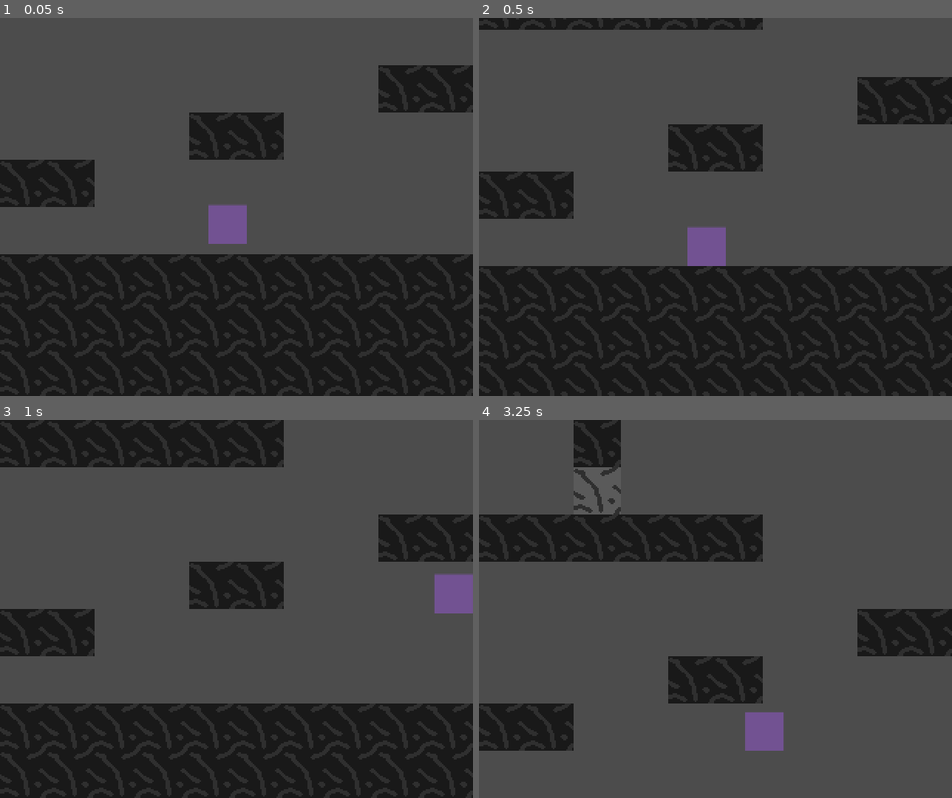
Above: before the commit, frames 1-4 (two rows, left to right).
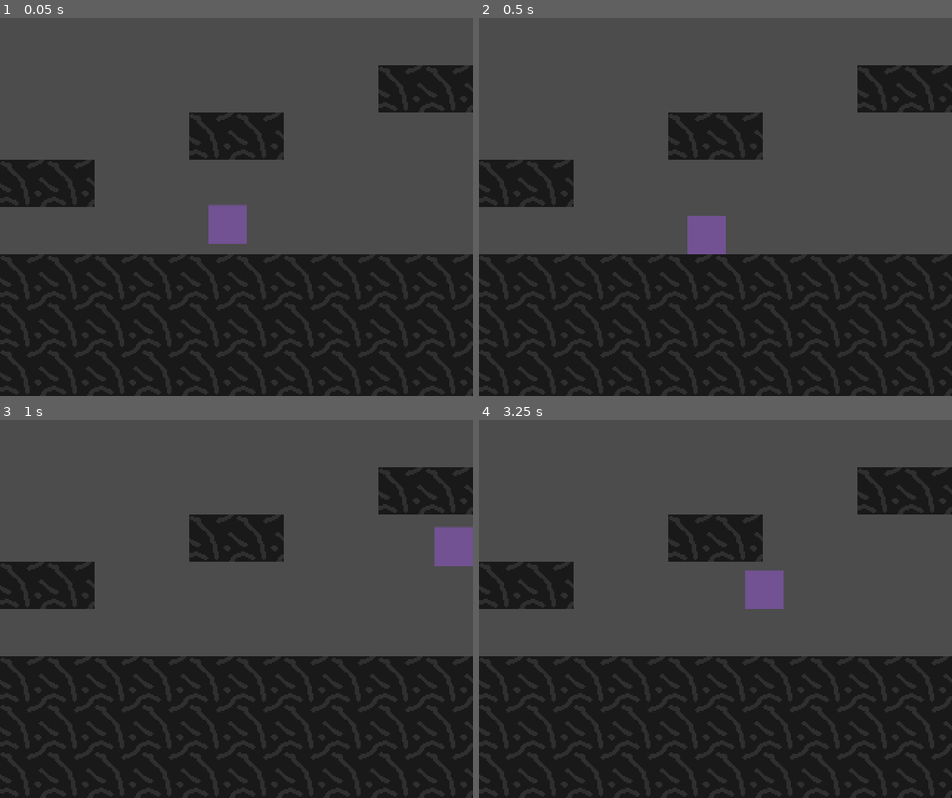
Above: after the commit, the same moments.

Repository: gelvinp/ld51-collapsing-cave
Game: Godot game, scene res://assets/scenes/Game.tscn
Same seed, same stepped clock (60 frames per second), same inputs: the game is played once before the commit and once after it.
Inputs:
- Up to frame 1 (0.05 s): no input
- Up to frame 2 (0.5 s): no input
- Up to frame 3 (1 s): hold D (move_right) from 0.53 s (still down); tap W (jump) at 0.77 s
- Up to frame 4 (3.25 s): tap W (jump) at 1.52, 3.02 s; release D (move_right) at 2.03 s; hold A (move_left) 2.03-2.78 s; hold D (move_right) from 2.78 s (still down)

Frame 1 is identical in both runs. In frame 2, 9.0% of the frame differs, in the area x 0-100%, y 0-66%; in frame 3, 36%; in frame 4, 47%, in the area x 0-100%, y 0-100%.

Commit message:
Added block breaker

Diff:
--- a/assets/scenes/Game.tscn
+++ b/assets/scenes/Game.tscn
@@ -1,9 +1,10 @@
-[gd_scene load_steps=6 format=2]
+[gd_scene load_steps=7 format=2]
 
 [ext_resource path="res://assets/scripts/map_wrangler.gd" type="Script" id=1]
 [ext_resource path="res://assets/Maps/Intro.tscn" type="PackedScene" id=2]
 [ext_resource path="res://assets/scenes/player.tscn" type="PackedScene" id=3]
 [ext_resource path="res://assets/scripts/map_mover.gd" type="Script" id=4]
+[ext_resource path="res://assets/scenes/block_breaker.tscn" type="PackedScene" id=5]
 
 [sub_resource type="RectangleShape2D" id=1]
 extents = Vector2( 10, 128 )
@@ -16,7 +17,7 @@
 [node name="IntroMap" parent="MapWrangler" instance=ExtResource( 2 )]
 
 [node name="ShiftDownTimer" type="Timer" parent="MapWrangler"]
-wait_time = 0.1
+wait_time = 10.0
 one_shot = true
 
 [node name="Player" parent="MapWrangler" instance=ExtResource( 3 )]
@@ -24,6 +25,8 @@
 
 [node name="MapMover" type="Node2D" parent="MapWrangler"]
 script = ExtResource( 4 )
+
+[node name="BlockBreaker" parent="MapWrangler" instance=ExtResource( 5 )]
 
 [node name="StaticBody2D" type="StaticBody2D" parent="."]
 
--- /dev/null
+++ b/assets/scenes/block_breaker.tscn
@@ -0,0 +1,18 @@
+[gd_scene load_steps=2 format=2]
+
+[ext_resource path="res://assets/scripts/block_breaker.gd" type="Script" id=1]
+
+[node name="Node2D" type="Node2D"]
+script = ExtResource( 1 )
+
+[node name="Node2D" type="Node2D" parent="."]
+position = Vector2( 16, 32 )
+
+[node name="ColorRect" type="ColorRect" parent="Node2D"]
+anchor_left = 0.5
+anchor_right = 0.5
+anchor_bottom = 1.0
+margin_left = -16.0
+margin_right = 16.0
+rect_scale = Vector2( 1, -1 )
+color = Color( 1, 0.113725, 0.113725, 0.411765 )
--- /dev/null
+++ b/assets/scripts/block_breaker.gd
@@ -0,0 +1,38 @@
+class_name BlockBreaker
+extends Node2D
+
+signal block_broken
+
+onready var rect := $Node2D/ColorRect
+
+var _break_time := 0.0
+var _elapsed_time := 0.0
+
+func _ready():
+	visible = false
+	set_process(false)
+
+func start(block_position: Vector2, break_time: float):
+	_break_time = break_time
+	position = block_position
+	set_process(true)
+	visible = true
+
+
+func stop():
+	_break_time = 0.0
+	_elapsed_time = 0.0
+	rect.rect_size.y = 0
+	set_process(false)
+	visible = false
+
+
+func _process(delta):
+	_elapsed_time += delta
+	var progress = _elapsed_time / _break_time
+
+	rect.rect_size.y = progress * 32.0
+
+	if _elapsed_time >= _break_time:
+		emit_signal("block_broken")
+		stop()
--- a/assets/scripts/map_wrangler.gd
+++ b/assets/scripts/map_wrangler.gd
@@ -10,6 +10,7 @@
 onready var player = $Player
 onready var _incoming_map: Map = $IntroMap
 onready var _map_mover: MapMover = $MapMover
+onready var _block_breaker: BlockBreaker = $BlockBreaker
 
 var _outgoing_map: Map = null
 
@@ -18,7 +19,7 @@
 	shift_down_timer.start()
 	player.connect("slide_world", self, "_on_player_slide_world")
 	_map_mover.connect("timeout", self, "_on_MapMover_timeout")
-	_map_mover.maps = [_incoming_map, player]
+	_map_mover.maps = [_incoming_map, player, _block_breaker]
 
 
 func _process(_delta):
--- a/project.godot
+++ b/project.godot
@@ -10,6 +10,11 @@
 
 _global_script_classes=[ {
 "base": "Node2D",
+"class": "BlockBreaker",
+"language": "GDScript",
+"path": "res://assets/scripts/block_breaker.gd"
+}, {
+"base": "Node2D",
 "class": "Map",
 "language": "GDScript",
 "path": "res://assets/scripts/map.gd"
@@ -20,6 +25,7 @@
 "path": "res://assets/scripts/map_mover.gd"
 } ]
 _global_script_class_icons={
+"BlockBreaker": "",
 "Map": "",
 "MapMover": ""
 }
